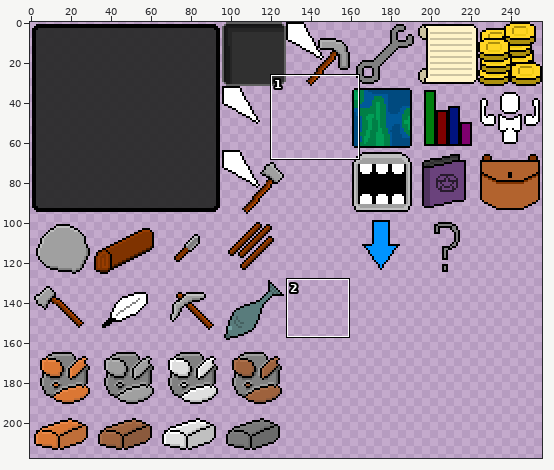
File history of a sprite sheet, Game/assets/textures/uiset.png. The picture above shows the old version from afar; the outline marks the close-up.
Close-up. As it was:
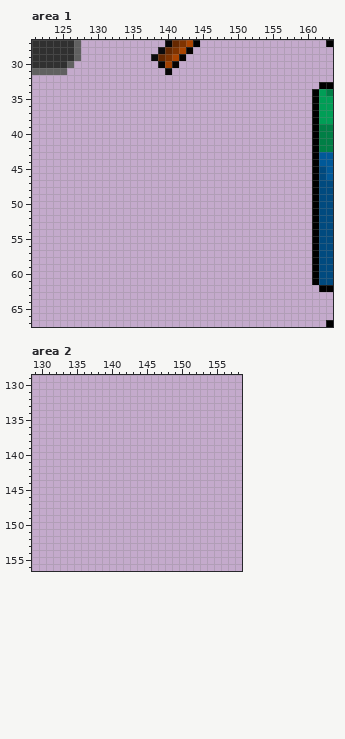
The file is 256x256 pixels. Pixels under 10% opacity are left out. Colours within 5 levels of each other are drawn and written as one. Shown: area 1: x 121..163, y 27..67; area 2: x 129..158, y 129..156. The wide view leaves out empty margins.
Once edited:
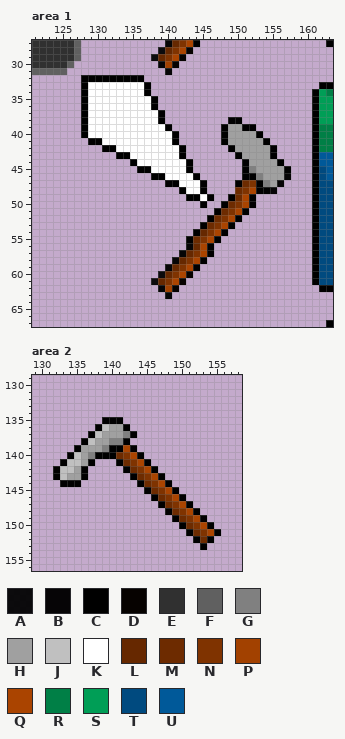
Palette (. is transparent): A #000000ef  B #000000f7  C #000000  D #060200  E #303030  F #606060  G #808080  H #a0a0a0  J #c0c0c0  K #ffffff  L #662800  M #6d2b00  N #7f3300  P #a24100  Q #aa4400  R #007f46  S #009e56  T #004a7f  U #005999
The edit:
Area 1:
y 32: x 128..136 ......... -> CCCCCCCCC
y 33..34: x 128..137 .......... -> CKKKKKKKKC
y 35..36: x 128..138 ........... -> CKKKKKKKKKC
y 37: x 128..139 ............ -> CKKKKKKKKKKC
y 38: x 128..139 ............ -> CKKKKKKKKKKC; x 149..150 .. -> CC
y 39: x 128..140 ............. -> CKKKKKKKKKKKC; x 148..152 ..... -> CHHCC
y 40: x 128..141 .............. -> CKKKKKKKKKKKKC; x 148..153 ...... -> CHHHHC
y 41: x 129..141 ............. -> CCKKKKKKKKKKC; x 148..154 ....... -> CHHHHHC
y 42: x 131..142 ............ -> CCKKKKKKKKKC; x 149..155 ....... -> CHHHHHC
y 43: x 133..142 .......... -> CCKKKKKKKC; x 150..155 ...... -> CHHHHC
y 44: x 135..143 ......... -> CKKKKKKKC; x 151..156 ...... -> CHHHHC
y 45: x 136..143 ........ -> CCKKKKKC; x 151..157 ....... -> CGHHHHC
y 46: x 138..144 ....... -> CCKKKKC; x 151..157 ....... -> CCGHHHB
y 47: x 140..145 ...... -> CCKKKC; x 150..156 ....... -> CMNCGHB
y 48: x 142..145 .... -> CKKC; x 150..155 ...... -> MNQCCB
y 49: x 143..146 .... -> CCKC; x 149..152 .... -> CMQC
y 50: x 145 . -> C; x 148..152 ..... -> CMNQC
y 51: x 147..151 ..... -> CMNQC
y 52: x 146..150 ..... -> CMNQC
y 53: x 145..149 ..... -> CMNQC
y 54: x 144..148 ..... -> CLNQC
y 55: x 143..147 ..... -> CMNQC
y 56: x 143..146 .... -> BLQC
y 57: x 142..146 ..... -> BLNQC
y 58: x 141..145 ..... -> BLNQC
y 59: x 140..144 ..... -> BLNQC
y 60: x 139..143 ..... -> ALNQD
y 61: x 138..142 ..... -> ALNQD
y 62: x 139..141 ... -> BPD
y 63: x 140 . -> B
Area 2:
y 135: x 139..141 ... -> CCC
y 136: x 138..142 ..... -> CJHHC
y 137: x 137..143 ....... -> CJHHHGC
y 138: x 136..142 ....... -> CJHHGGC
y 139: x 135..143 ......... -> CHHHGCCQC
y 140: x 134..144 ........... -> CJHGCCCMNQC
y 141: x 133..137 ..... -> CJJHC; x 141..145 ..... -> CMNQC
y 142: x 132..136 ..... -> CJJHC; x 142..146 ..... -> CMNQC
y 143: x 132..136 ..... -> CJHHC; x 143..147 ..... -> CMNQC
y 144: x 133..135 ... -> CCC; x 144..148 ..... -> CMNQC
y 145: x 145..149 ..... -> CMNQC
y 146: x 146..150 ..... -> CMNQC
y 147: x 147..151 ..... -> CMNQC
y 148: x 148..152 ..... -> CMNQC
y 149: x 149..153 ..... -> CMNQC
y 150: x 150..154 ..... -> CMNQC
y 151: x 151..155 ..... -> CMNQC
y 152: x 152..154 ... -> CMC
y 153: x 153 . -> C
Changed places in both close-ups, as pixel boxes (x1, y1, x2, y2):
added: (81, 75, 291, 299)
added: (53, 417, 221, 550)
